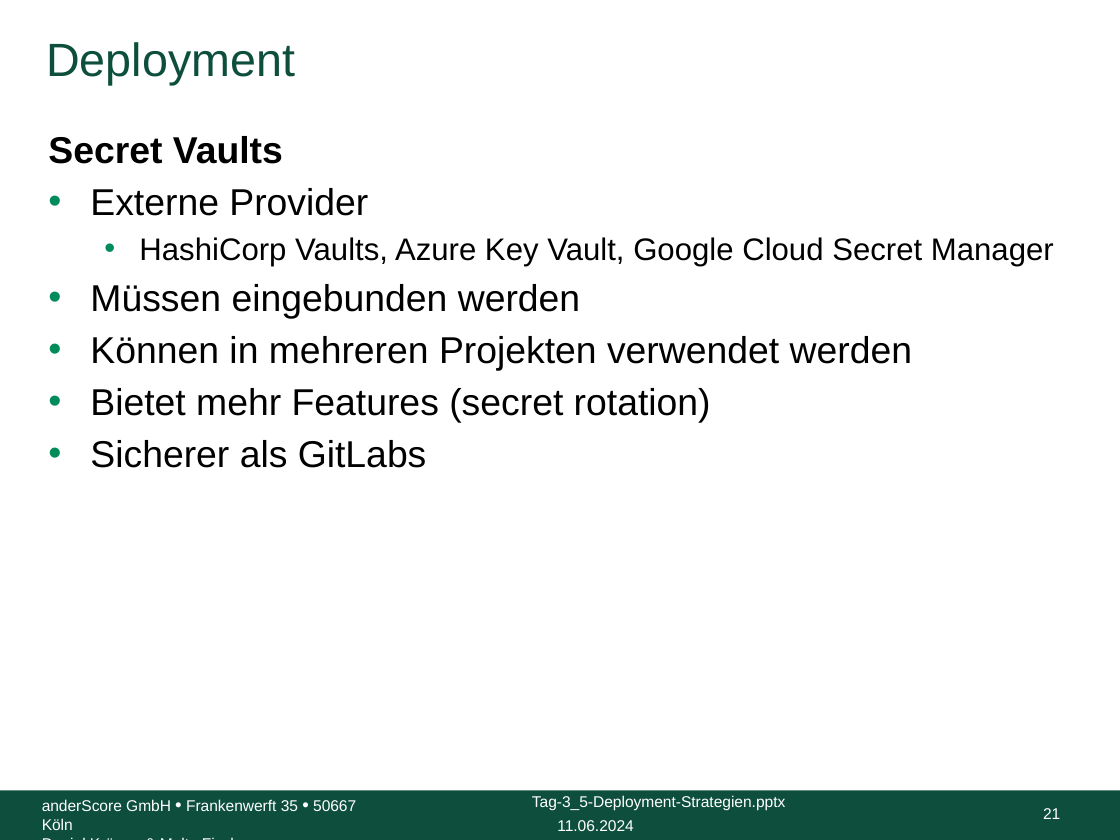
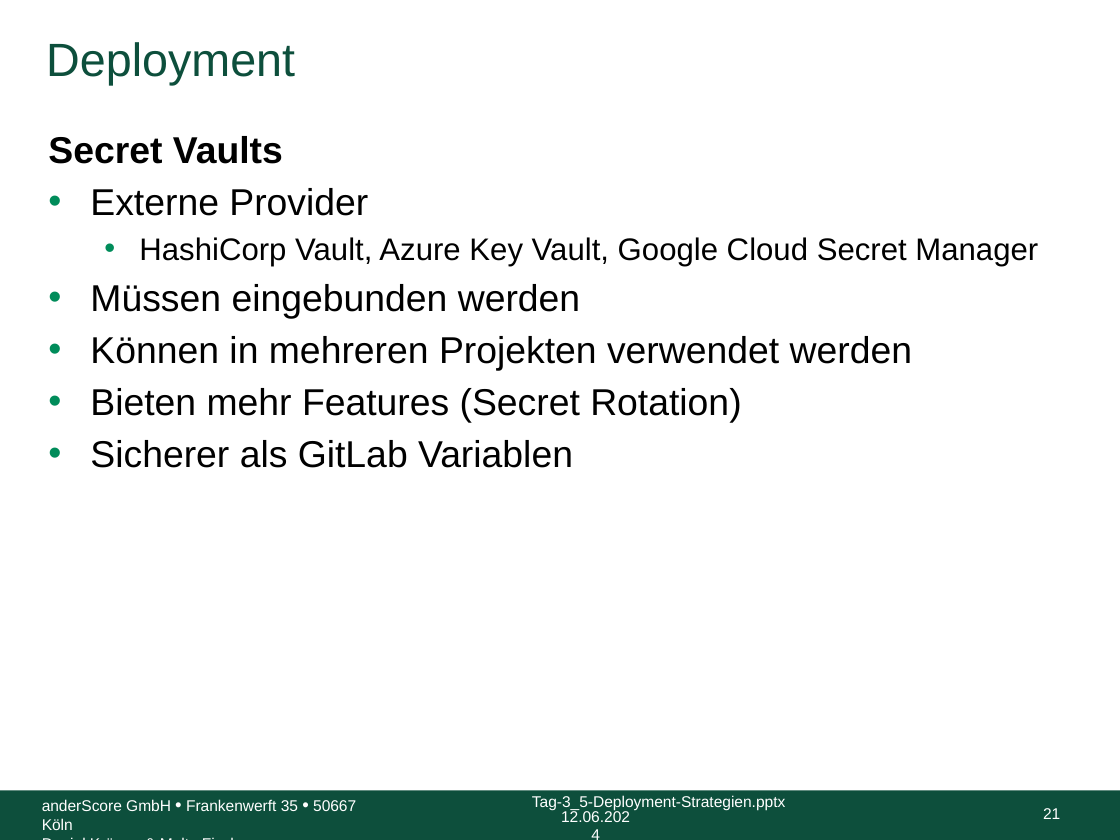
Before and after one commit to anderscore-gmbh/gitlab, a slide deck: slide 21 of slides/Tag-3_5-Deployment-Strategien.pptx. Drawn at 1120x840 pixels with LibreOffice and Linux fonts; fonts in the diff are those of the drawing; background and template pictures are left out. Boxes give left, top, right and bottom in pixels: in the first picture for what was removed or moved away, otherwise in the second. Text is boxed around its words. In the diff, an @@ line names an element or a change of style, - is before the commit and + after.

```diff
--- a/slides/Tag-3_5-Deployment-Strategien.pptx
+++ b/slides/Tag-3_5-Deployment-Strategien.pptx
@@ text at (139, 237, 1038, 266): text changed @@
-  • HashiCorp Vaults, Azure Key Vault, Google Cloud Secret Manager
+  • HashiCorp Vault, Azure Key Vault, Google Cloud Secret Manager
@@ text at (90, 388, 741, 468): text changed @@
-• Bietet mehr Features (secret rotation)
-• Sicherer als GitLabs
+• Bieten mehr Features (Secret Rotation)
+• Sicherer als GitLab Variablen
@@ text at (561, 809, 630, 822): text changed @@
-11.06.2024
+12.06.2024
```
Also in this commit, not shown: 19 other slides changed, 1 other file.
